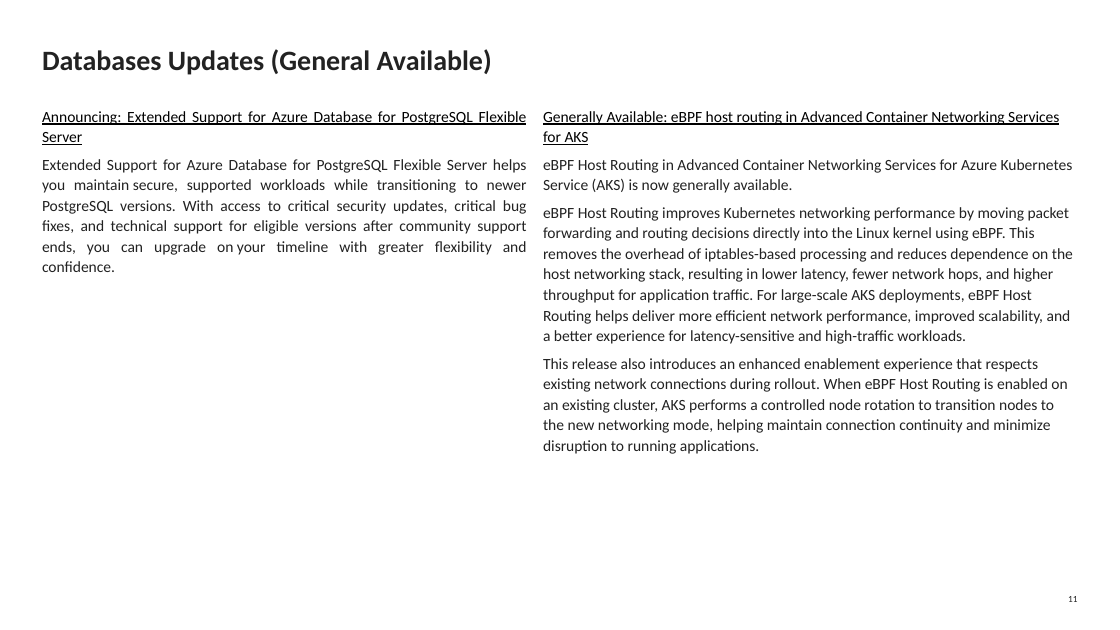
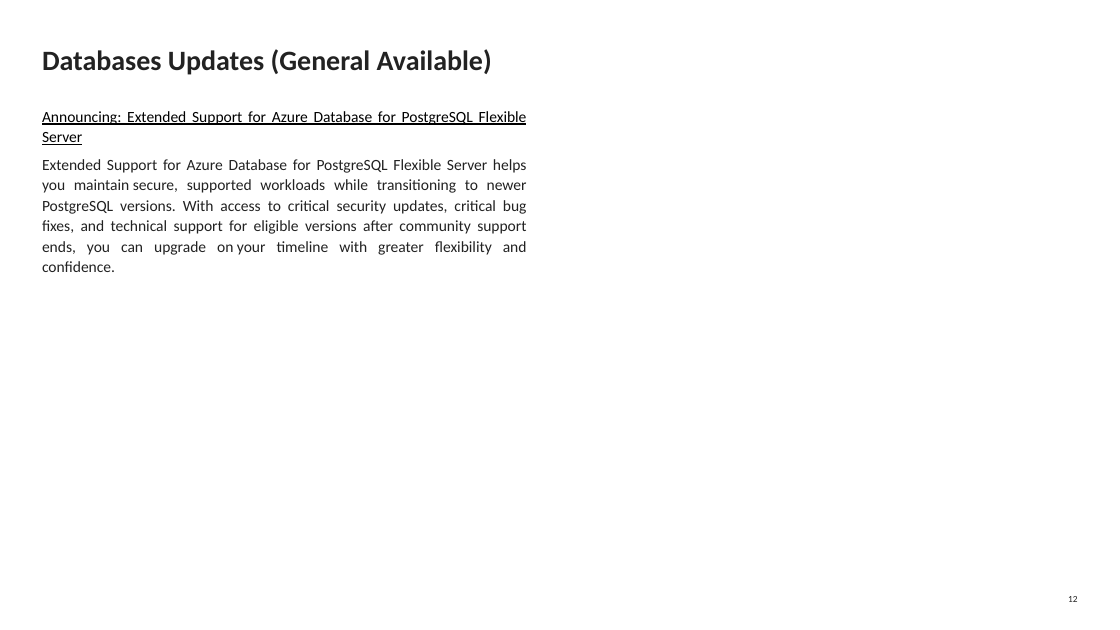
Before and after one commit to azureTimes/meetups, a slide deck: slide 12 of 00_presentation/2026/azureTimes221/AzureTimes_221.pptx (slide 11 before the commit). Drawn at 1120x630 pixels with LibreOffice and Linux fonts; fonts in the diff are those of the drawing. Boxes give left, top, right and bottom in pixels: in the first picture for what was removed or moved away, otherwise in the second. Text is boxed around its words. In the diff, an @@ line names an element or a change of style, - is before the commit and + after.

```diff
--- a/00_presentation/2026/azureTimes221/AzureTimes_221.pptx
+++ b/00_presentation/2026/azureTimes221/AzureTimes_221.pptx
@@ text removed at bbox=[543, 111, 1073, 454] @@
-Generally Available: eBPF host routing in Advanced Container Networking Services for AKS
-eBPF Host Routing in Advanced Container Networking Services for Azure Kubernetes Service (AKS) is now generally available.
-eBPF Host Routing improves Kubernetes networking performance by moving packet forwarding and routing decisions directly into the Linux kernel using eBPF. This removes the overhead of iptables-based processing and reduces dependence on the host networking stack, resulting in lower latency, fewer network hops, and higher throughput for application traffic. For large-scale AKS deployments, eBPF Host Routing helps deliver more efficient network performance, improved scalability, and a better experience for latency-sensitive and high-traffic workloads.
-This release also introduces an enhanced enablement experience that respects existing network connections during rollout. When eBPF Host Routing is enabled on an existing cluster, AKS performs a controlled node rotation to transition nodes to the new networking mode, helping maintain connection continuity and minimize disruption to running applications.
```
Also in this commit, not shown: 1 slide added.
